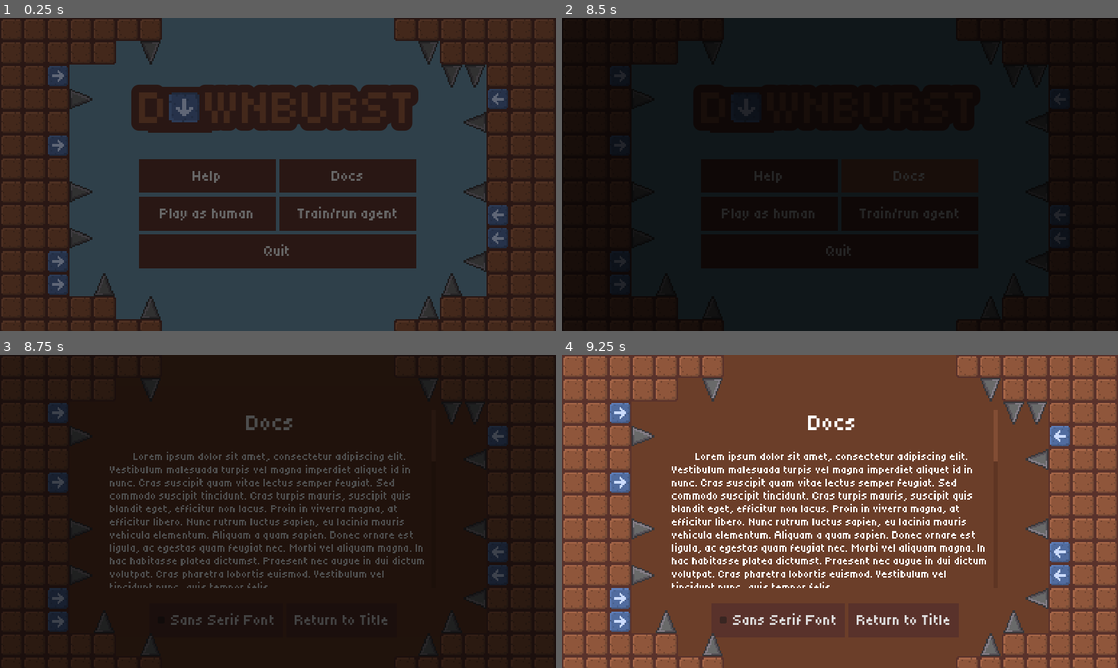
Above: before the commit, frames 1-4 (two rows, left to right).
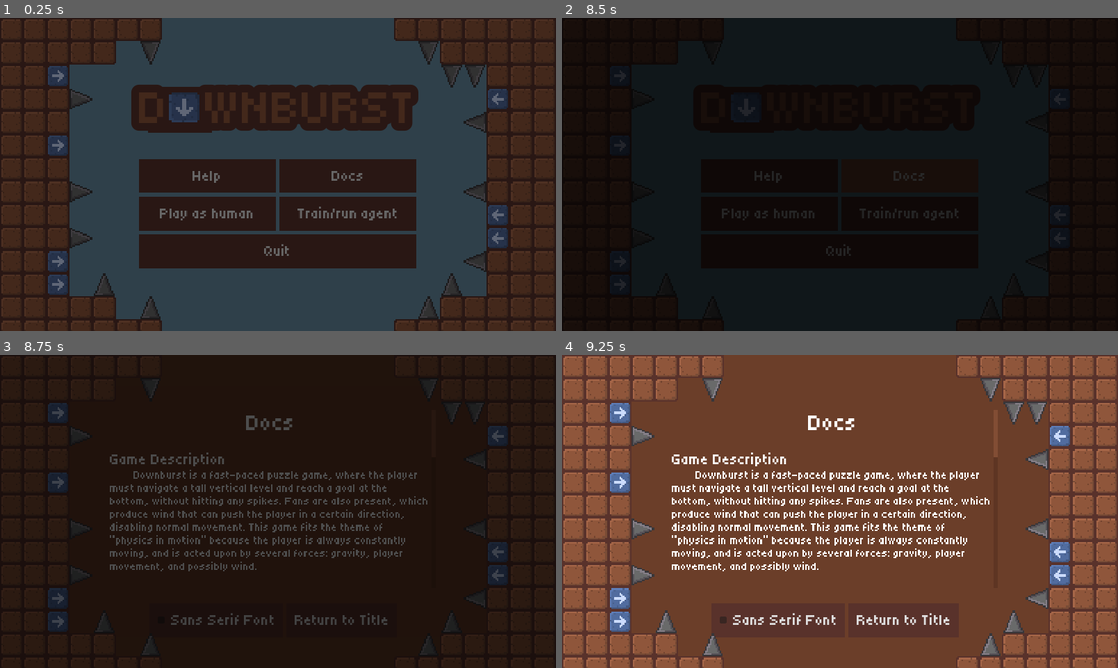
Above: after the commit, the same moments.

Repository: SeaRaptor21/game-agent-2025
Game: Godot game, scene res://scenes/title.tscn
Two runs of this game, one before a commit and one after it. Both use one fixed random seed, a clock stepped at 60 frames per second and the inputs below.
Inputs:
- Up to frame 1 (0.25 s): no input
- Up to frame 2 (8.5 s): click "Play as human" at 0.5 s; click "Return to Title" at 1.25 s; click "Play as human" at 2 s; click "Play as Human" at 2.75 s; hold Right (right) 3.53-5.03 s; hold Left (left) 5.03-5.78 s; hold Right (right) 5.78-6.5 s; click "Return to Title" at 6.5 s; hold Right (right) 7.28-8 s; click "Docs" at 8 s
- Up to frame 3 (8.75 s): no input
- Up to frame 4 (9.25 s): hold Left (left) from 8.78 s (still down)

Frames 1-2 are identical in both runs. In frame 3, 7.5% of the frame differs, in the area x 19-77%, y 30-75%; in frame 4, 7.5%, in the area x 19-79%, y 30-75%.

Commit message:
Create brief and basic documentation

Diff:
--- a/scenes/title.tscn
+++ b/scenes/title.tscn
@@ -253,12 +253,21 @@
 bbcode_enabled = true
 text = "[font_size=48][center]Docs[/center][/font_size]
 
-        Lorem ipsum dolor sit amet, consectetur adipiscing elit. Vestibulum malesuada turpis vel magna imperdiet aliquet id in nunc. Cras suscipit quam vitae lectus semper feugiat. Sed commodo suscipit tincidunt. Cras turpis mauris, suscipit quis blandit eget, efficitur non lacus. Proin in viverra magna, at efficitur libero. Nunc rutrum luctus sapien, eu lacinia mauris vehicula elementum. Aliquam a quam sapien. Donec ornare est ligula, ac egestas quam feugiat nec. Morbi vel aliquam magna. In hac habitasse platea dictumst. Praesent nec augue in dui dictum volutpat. Cras pharetra lobortis euismod. Vestibulum vel tincidunt nunc, quis tempor felis.
-        Nunc vel leo sit amet urna varius feugiat. Donec rhoncus imperdiet dolor, vel interdum nibh auctor quis. Mauris a ipsum gravida, iaculis lacus a, tempus ipsum. Morbi at purus eu nunc mollis venenatis et et risus. In sit amet efficitur dui. Nulla malesuada dictum leo. Curabitur ante lacus, fermentum ac placerat sit amet, mollis sed justo.
-        Nam interdum nisi ut turpis ultricies volutpat. Proin quis hendrerit neque. Vivamus condimentum augue at arcu varius sollicitudin. Fusce congue est vel quam ornare molestie. Phasellus sagittis arcu nisl, sed varius sem pretium in. Cras laoreet facilisis lacinia. Aenean neque odio, dignissim eget velit in, tincidunt lobortis dolor. Sed sed hendrerit velit. Nunc in sem risus.
-        Quisque consectetur ornare malesuada. Orci varius natoque penatibus et magnis dis parturient montes, nascetur ridiculus mus. Sed ac dui semper, dictum lacus eu, eleifend ante. Donec at fringilla erat. Nunc in maximus arcu. Etiam pellentesque ac nisl non facilisis. Mauris pretium porta nulla, in posuere nisl feugiat eget. Cras ut venenatis dolor. Aenean maximus eget lectus nec mollis.
-        Nullam vitae congue augue. Aliquam facilisis lectus vehicula neque pretium fermentum. Mauris accumsan lectus sed tortor luctus bibendum. Mauris congue, sapien id venenatis elementum, massa ipsum dictum urna, vitae mollis libero sapien id orci. Sed congue mauris vel leo luctus, nec volutpat enim lacinia. Praesent finibus nunc et suscipit fringilla. Nullam porta purus enim, a elementum nisi dictum sed. Maecenas eu elit in turpis iaculis pretium. Curabitur scelerisque purus vel placerat consequat. Nulla mattis et mi id egestas. Nullam vitae dapibus mauris. Pellentesque at ante felis. Morbi tempus bibendum tellus in interdum. Curabitur fringilla, justo at mollis egestas, sem nisl mollis nulla, sed tincidunt ex erat non nibh. Nunc pretium elit nec nisl tristique bibendum."
+[font_size=32]Game Description[/font_size]
+	Downburst is a fast-paced puzzle game, where the player must navigate a tall vertical level and reach a goal at the bottom, without hitting any spikes. Fans are also present, which produce wind that can push the player in a certain direction, disabling normal movement. This game fits the theme of “physics in motion” because the player is always constantly moving, and is acted upon by several forces: gravity, player movement, and possibly wind.
+
+[font_size=32]Languages and Libraries Used[/font_size]
+	Most of this game and the accompanying Q-Learning agent is programmed in GDScript, with just a small utility script written in Python to produce the possible sets of moves for the agent to take (essentially just not letting it run into walls). All of the integral processing and calculations are done in GDScript as the game is running. No external libraries were used, apart from any libraries included in a default install of Godot 4.3.stable.
+
+[font_size=32]Development Process[/font_size]
+	To start, we began brainstorming ideas about physics games that could also be as discrete as possible to allow the easy implementation of an RL agent. To maximize discreteness, we went to Tetris, which is played on a very basic grid and with only a few possible moves. One thing led to another, and we began development on Downburst with a fairly open mind. We set up a GitHub repository to ease sharing and development, and we got to work. For testing, we largely reached out to family members to see their general impression of the game, as well as what they thought we should change.
+	To design the Q-Learning agent, we first went to the links included in the Game Agent website, then adapted this code to work in GDScript, as well as placing it inside of a class. From here, design and training was fairly straightforward, with deciding what should be rewarded or discouraged and playing around with key factors such as the learning rate (alpha) and exploration factor (epsilon). We found that most of the time, the agent could perform flawlessly with 1000 episodes of training, so this is what we used as a default in the training splash screen.
+
+[font_size=32]AI Tools[/font_size]
+	We briefly used ChatGPT to help brainstorm and design the game, and attempted to use it for level design (which didn’t work very well), but otherwise mostly developed the game completely without the assistance of any AI or LLM. As for tutoring on RL theory, we mostly used ChatGPT as a starting point for finding places to research about the topic.
+"
 fit_content = true
+tab_size = 8
 
 [node name="HBoxContainer" type="HBoxContainer" parent="Docs/MarginContainer/VBoxContainer"]
 layout_mode = 2
